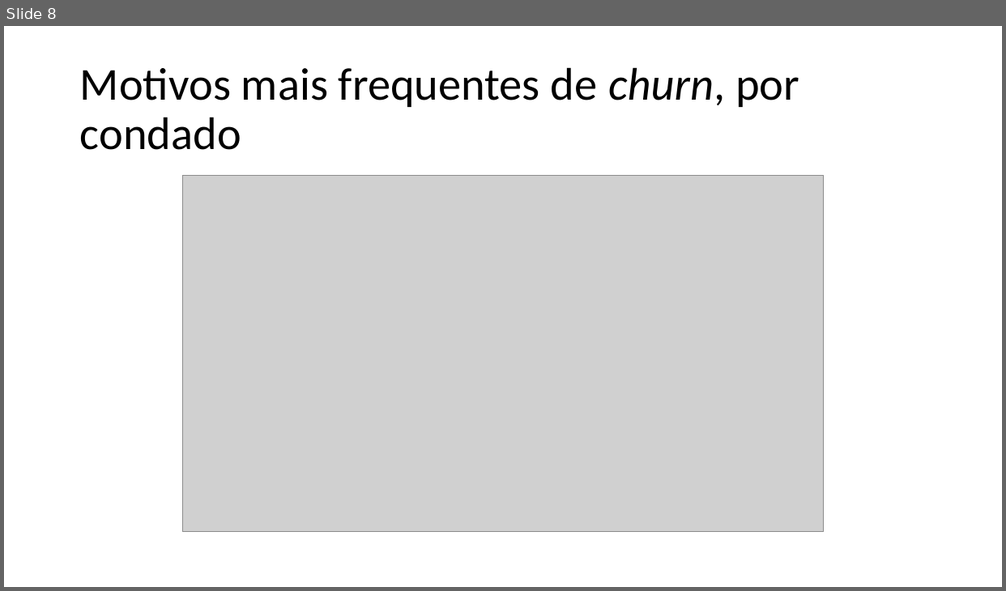
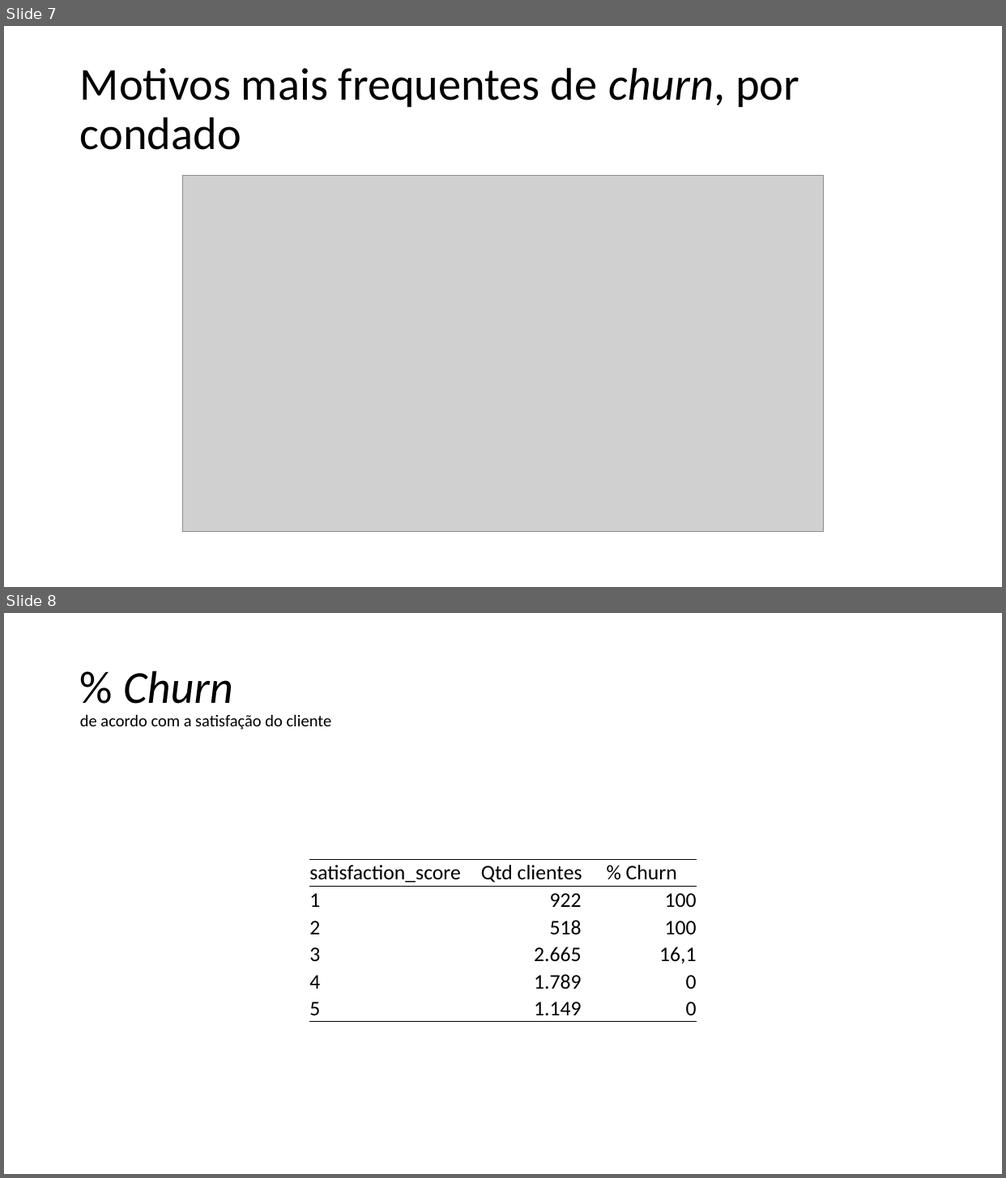
Before and after one commit to franzmonteiro/new_telco_churn, a slide deck: apresentacao.pptx. Shown one above the other, each under a label of ours: slide 8 before the commit, slides 7 and 8 after it. The pictures are 1006x591 and 1006x1178 pixels, drawn with LibreOffice and Linux fonts; fonts in the diff are those of the drawing; grey boxes stand for pictures; background and template pictures are left out. Boxes give left, top, right and bottom in pixels: in the first picture for what was removed or moved away, otherwise in the second. Text is boxed around its words. In the diff, an @@ line names an element or a change of style, - is before the commit and + after.

```diff
--- a/apresentacao.pptx
+++ b/apresentacao.pptx
@@ slide 8 added at (4,613,1002,1174), background picture (left out) @@
@@ title added at (80,671,332,730), 16 pt, text #000000 @@
+% Churn
+de acordo com a satisfação do cliente
@@ table added at (309,859,697,1022), 6 rows, 3 columns @@
+satisfaction_score | Qtd clientes | % Churn
+1 | 922 | 100
+2 | 518 | 100
+3 | 2.665 | 16,1
+4 | 1.789 | 0
+5 | 1.149 | 0
@@ what was slide 8 is now slide 7 @@
```
Also in this commit, not shown: 11 slides changed, 2 other slides added, 4 slides removed.
